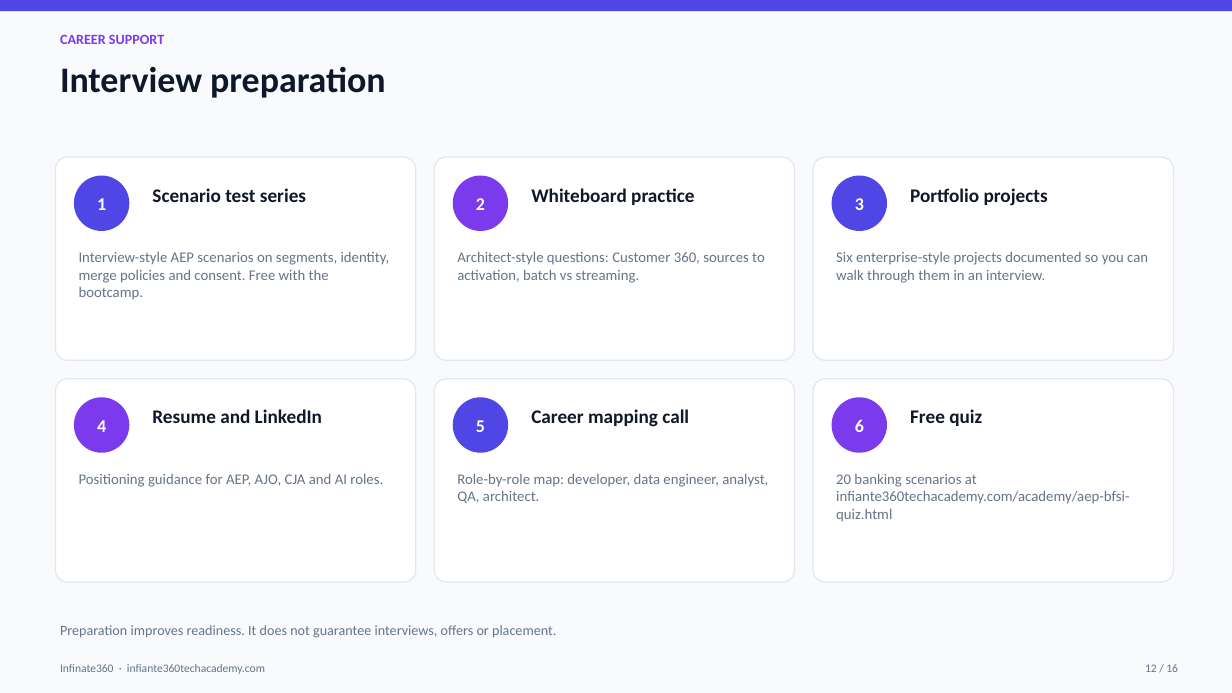
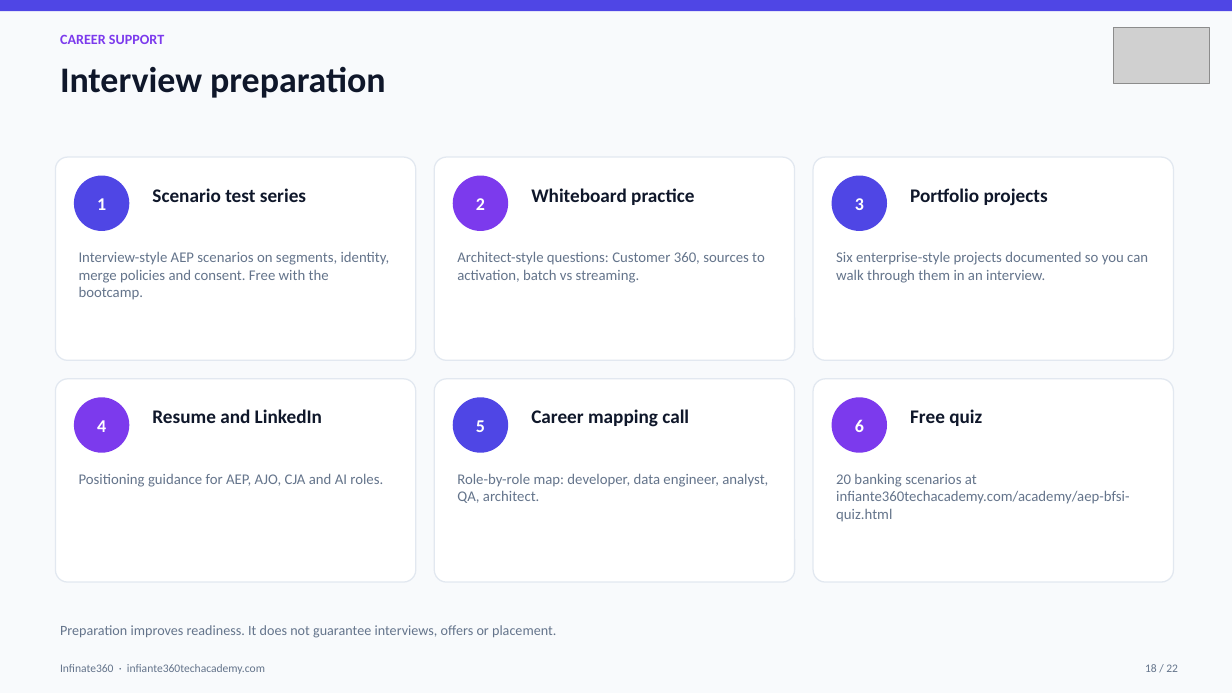
Before and after one commit to infinate360businessconsulting-sketch/Infiante360, a slide deck: slide 18 of assets/brochures/Infinate360-brochure-master.pptx (slide 12 before the commit). Drawn at 1232x693 pixels with LibreOffice and Linux fonts; fonts in the diff are those of the drawing; grey boxes stand for pictures. Boxes give left, top, right and bottom in pixels: in the first picture for what was removed or moved away, otherwise in the second. Text is boxed around its words. In the diff, an @@ line names an element or a change of style, - is before the commit and + after.

```diff
--- a/assets/brochures/Infinate360-brochure-master.pptx
+++ b/assets/brochures/Infinate360-brochure-master.pptx
@@ picture added at bbox=[1114, 28, 1209, 83] @@
@@ text at bbox=[1145, 664, 1178, 672]: text changed @@
-12 / 16
+18 / 22
```
Also in this commit, not shown: 15 other slides changed, 6 slides added, 7 other files.
